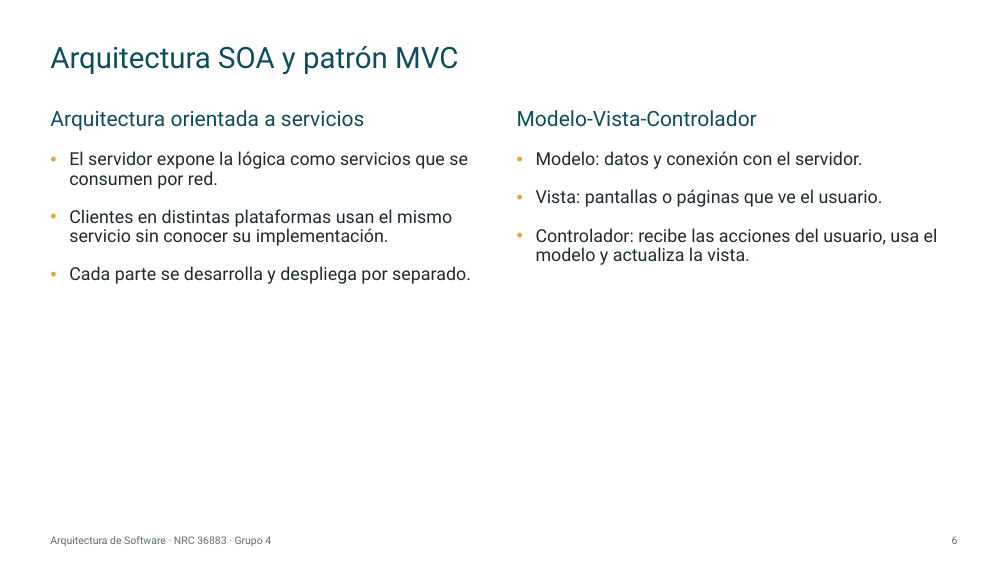
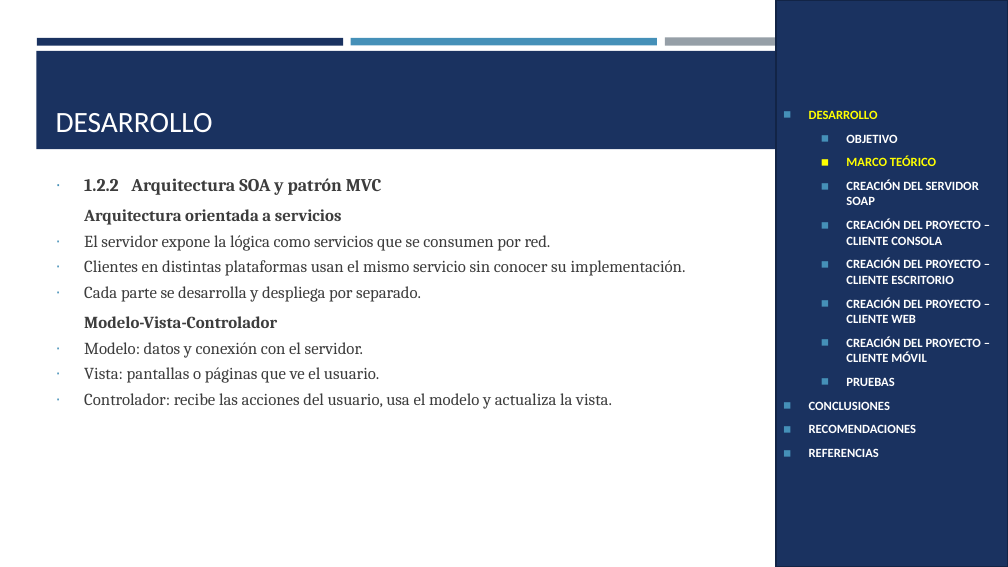
Before and after one commit to IMarcusDev/TI.1.1.-PAO202651_SOAP_JAVA_SINBDD_NRC_36883_GR04, a slide deck: slide 5 of 05. DOCUMENTACION/PRESENTACION TI.1.1. SOAP sin BDD en JAVA GR4.pptx (slide 6 before the commit). Drawn at 1008x567 pixels with LibreOffice and Linux fonts; fonts in the diff are those of the drawing. Boxes give left, top, right and bottom in pixels: in the first picture for what was removed or moved away, otherwise in the second. Text is boxed around its words. In the diff, an @@ line names an element or a change of style, - is before the commit and + after.

```diff
--- a/05. DOCUMENTACION/PRESENTACION TI.1.1. SOAP sin BDD en JAVA GR4.pptx
+++ b/05. DOCUMENTACION/PRESENTACION TI.1.1. SOAP sin BDD en JAVA GR4.pptx
@@ rectangle added at (776,0,1008,567), fill #1A3260, outline #122446 1.75 pt, 12 pt, text #FFFFFF, bold @@
+◼ DESARROLLO
+  ◼ OBJETIVO
+  ◼ MARCO TEÓRICO
+  ◼ CREACIÓN DEL SERVIDOR SOAP
+  ◼ CREACIÓN DEL PROYECTO – CLIENTE CONSOLA
+  ◼ CREACIÓN DEL PROYECTO – CLIENTE ESCRITORIO
+  ◼ CREACIÓN DEL PROYECTO – CLIENTE WEB
+  ◼ CREACIÓN DEL PROYECTO – CLIENTE MÓVIL
+  ◼ PRUEBAS
+◼ CONCLUSIONES
+◼ RECOMENDACIONES
+◼ REFERENCIAS
@@ rectangle added at (36,51,972,149), fill #1A3260 @@
@@ rectangle added at (37,38,343,45), fill #1A3260 @@
@@ title removed at (50,46,458,75) @@
-Arquitectura SOA y patrón MVC
@@ rectangle added at (351,38,657,45), fill #4590B8 @@
@@ rectangle added at (665,38,971,46), fill #969FA7 @@
@@ title added at (56,113,213,132), 28 pt, text #FFFFFF @@
+DESARROLLO
@@ text removed at (517,110,938,265) @@
-Modelo-Vista-Controlador
-• Modelo: datos y conexión con el servidor.
-• Vista: pantallas o páginas que ve el usuario.
-• Controlador: recibe las acciones del usuario, usa el modelo y actualiza la vista.
@@ text "1.2.2 Arquitectura SOA y patrón ...": place and size @@
-text "1.2.2 Arquitectura SOA y patrón ..." at (50,110,471,284)
+text "1.2.2 Arquitectura SOA y patrón ..." at (84,178,686,409)
@@ text at (84,178,382,195): paragraph added @@
+∙ 1.2.2 Arquitectura SOA y patrón MVC
@@ text at (84,209,686,302): size 20 to 16 pt, text colour #0E4D5C to #3D3D3D, bold on in "Arquitectura orientada a servicios"; font Roboto to Cambria in "Arquitectura orientada a servicios", "El servidor expone la lógica como servicios ...", "Clientes en distintas plataformas usan el mismo ...", "Cada parte se desarrolla y despliega por ..."; size 17 to 16 pt, text colour #1F2A30 to #3D3D3D in "El servidor expone la lógica como servicios ...", "Clientes en distintas plataformas usan el mismo ...", "Cada parte se desarrolla y despliega por ..."; indent changed; line spacing 0.9 to 1.07; less space between paragraphs; alignment left to justified; bullet • to ∙; bullet colour #E8A33D to #4590B8 @@
@@ text at (84,316,612,409): paragraphs added @@
+Modelo-Vista-Controlador
+∙ Modelo: datos y conexión con el servidor.
+∙ Vista: pantallas o páginas que ve el usuario.
+∙ Controlador: recibe las acciones del usuario, usa el modelo y actualiza la vista.
@@ text removed at (50,536,271,546) @@
-Arquitectura de Software · NRC 36883 · Grupo 4
@@ page number removed at (952,536,958,544) @@
-6
```
Also in this commit, not shown: 23 other slides changed, 6 slides added, 14 slides removed, 1 other file.
